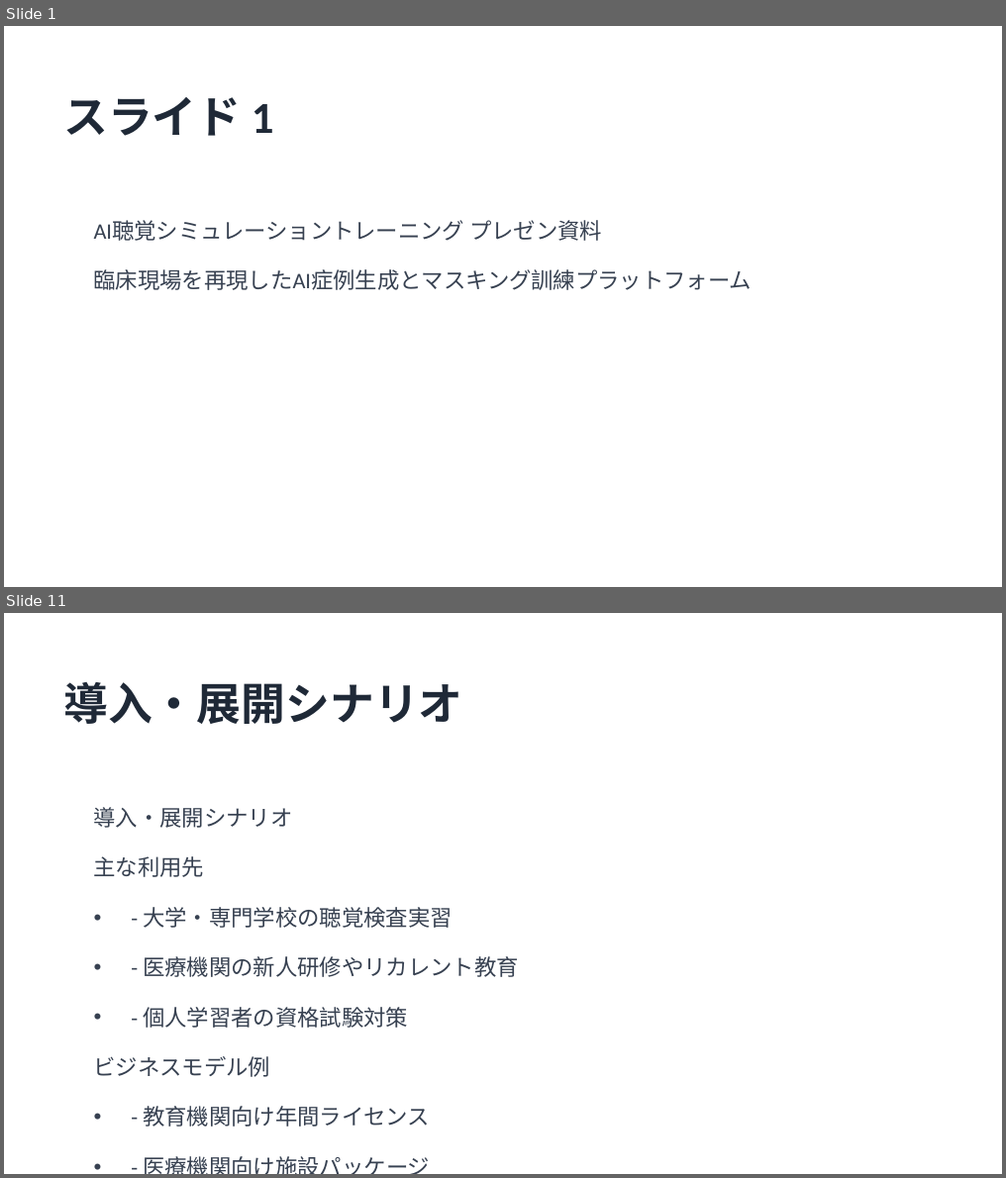
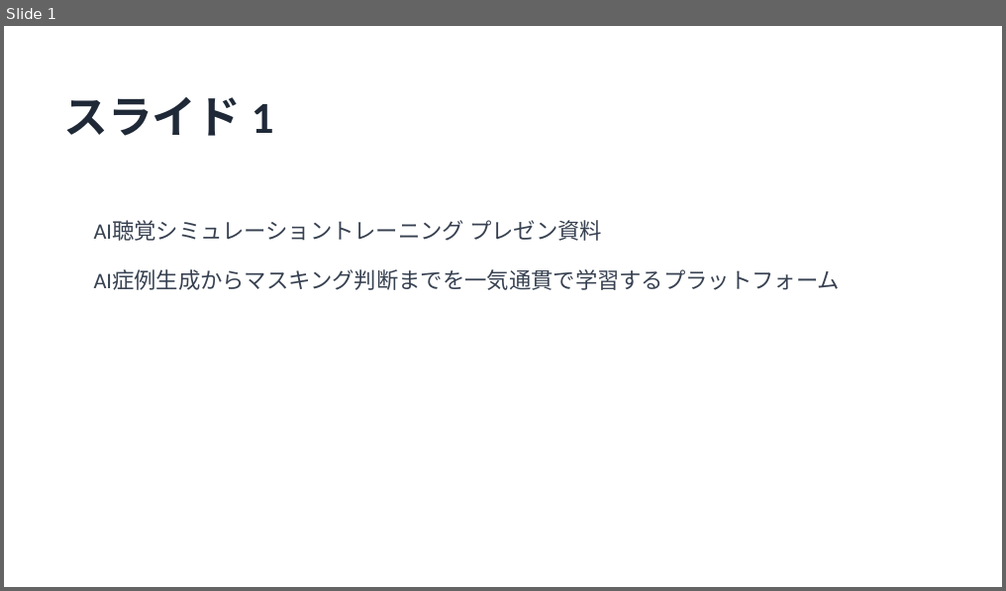
Before and after one commit to HIdechan-Maeda/Audiogram-masking-training-ver.2, a slide deck: HearSim_マスキング訓練プレゼン.pptx. Shown one above the other, each under a label of ours: slides 1 and 11 before the commit, slide 1 after it; the slides between them are not shown. The pictures are 1006x1178 and 1006x591 pixels, drawn with LibreOffice and Linux fonts; fonts in the diff are those of the drawing. Boxes give left, top, right and bottom in pixels: in the first picture for what was removed or moved away, otherwise in the second. Text is boxed around its words. In the diff, an @@ line names an element or a change of style, - is before the commit and + after.

```diff
--- a/HearSim_マスキング訓練プレゼン.pptx
+++ b/HearSim_マスキング訓練プレゼン.pptx
@@ slide 11 removed at <box>4,613,1002,1174</box>, background #FFFFFF @@
@@ text removed at <box>63,682,462,724</box> @@
-導入・展開シナリオ
@@ text removed at <box>94,807,293,828</box> @@
-導入・展開シナリオ
@@ text removed at <box>94,857,205,877</box> @@
-主な利用先
@@ text removed at <box>143,907,452,928</box> @@
-• - 大学・専門学校の聴覚検査実習
@@ text removed at <box>143,957,519,977</box> @@
-• - 医療機関の新人研修やリカレント教育
@@ text removed at <box>143,1007,408,1028</box> @@
-• - 個人学習者の資格試験対策
@@ text removed at <box>94,1057,271,1077</box> @@
-ビジネスモデル例
@@ text removed at <box>143,1106,430,1127</box> @@
-• - 教育機関向け年間ライセンス
@@ text removed at <box>84,1142,922,1174</box> @@
-• - 医療機関向け施設パッケージ
@@ slide 1 changed as well @@
@@ text at <box>94,271,841,290</box>: text changed @@
-臨床現場を再現したAI症例生成とマスキング訓練プラットフォーム
+AI症例生成からマスキング判断までを一気通貫で学習するプラットフォーム
```
Also in this commit, not shown: 8 other slides changed, 4 slides added, 3 other slides removed, 1 other file.
